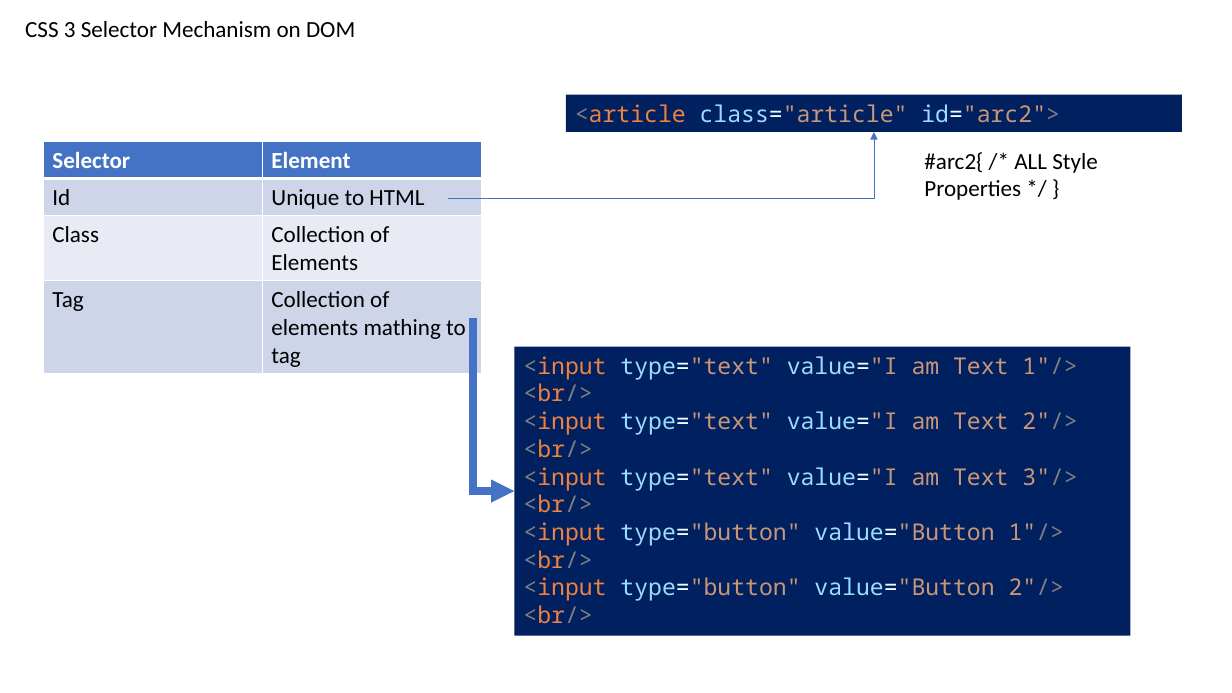
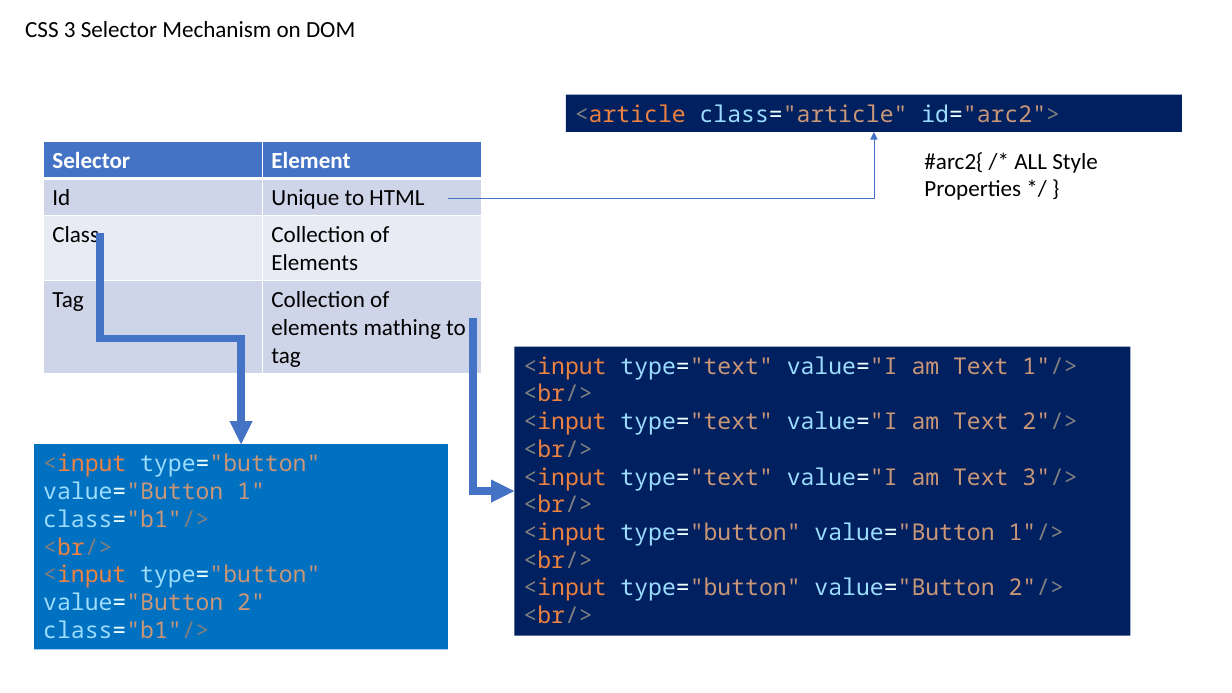
Before and after one commit to maheshsabnis/ugam, a slide deck: slide 4 of Training_Presentetions.pptx. Drawn at 1232x693 pixels with LibreOffice and Linux fonts; fonts in the diff are those of the drawing. Boxes give left, top, right and bottom in pixels: in the first picture for what was removed or moved away, otherwise in the second. Text is boxed around its words. In the diff, an @@ line names an element or a change of style, - is before the commit and + after.

```diff
--- a/Training_Presentetions.pptx
+++ b/Training_Presentetions.pptx
@@ elbow arrow added from (100, 233) to (241, 445), #4472C4 6 pt @@
@@ rectangle added at <box>34,445,448,650</box>, fill #0070C0, 18 pt, text #C99677 @@
+<input type="button" value="Button 1"
+class="b1"/>
+<br/>
+<input type="button" value="Button 2"
+class="b1"/>
```
Also in this commit, not shown: 2 slides added, 10 other files.
